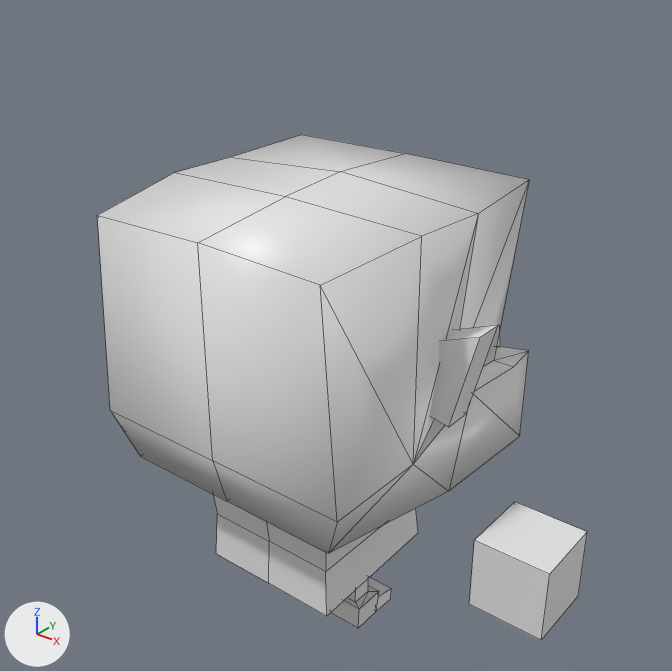
One commit to the FBX model Assets/Game/Enemies/Orc/Orc.fbx: the scene before it, then after it.
The view is the same before and after, from a 50 mm camera at (0.00648, -0.00769, 0.00884) aimed at (0.00005, 0.00035, 0.00385). Every picture has the same lights, and +X, +Y and +Z are marked at lower left. Mesh edges are drawn as thin lines. Where no turn or scale is listed for an object, it has been applied to the vertices.

The first picture shows 'Orc'.
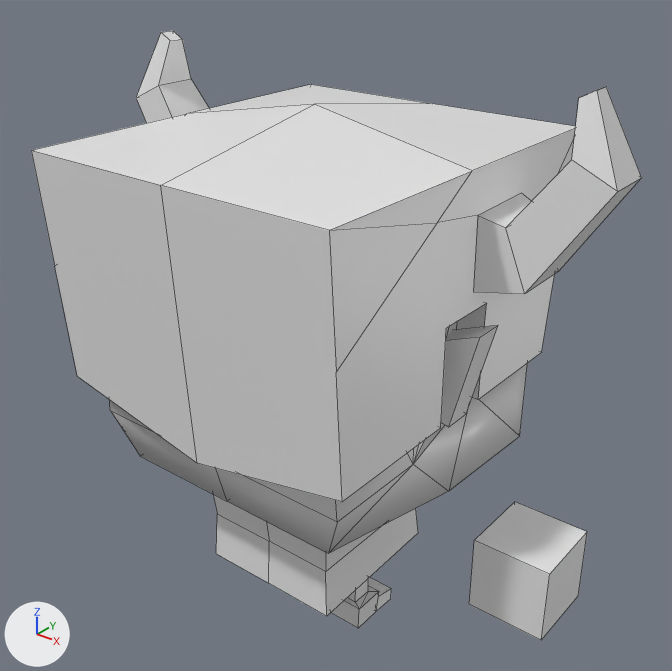
Diff of the bpy script that builds the scene:
```diff
--- a/Assets/Game/Enemies/Orc/Orc.fbx.py
+++ b/Assets/Game/Enemies/Orc/Orc.fbx.py
@@ me_cube_002 @@
+me_cube_002.from_pydata(...)  # 79 vertices, 56 faces; spans x -0.00333..0.00333, y -0.00219..0.00235, z -0.00115..0.00281
+me_cube_002.materials.append(mat_palette)  # its picture is missing
@@ ob_helmet @@
+ob_helmet = bpy.data.objects.new('Helmet', me_cube_002)
+ob_helmet.location = (0.0, 0.0, 0.00433)
```

Boxes (x1, y1, x2, y2) around the edits, measured in the pictures (672 x 671 px):
'Helmet', added: after (31, 31, 642, 502)
'Orc', unchanged, covered by the edit: before (97, 135, 587, 640); after (109, 322, 587, 640)
